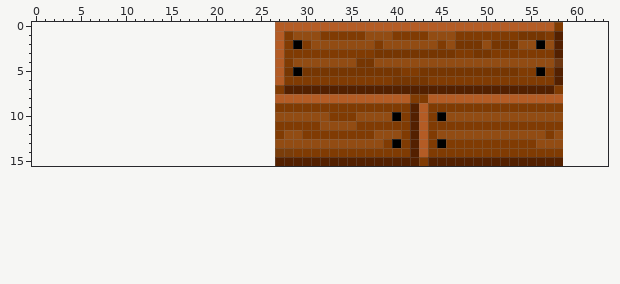
A pixel-art sprite gets an edit: Assets/Textures/planks.png. The picture above is the old version.
The file is 32x16 pixels. Colours within 5 levels of each other are drawn and written as one. The old version is drawn lined up with the new one, on the new canvas.
Now the later version:
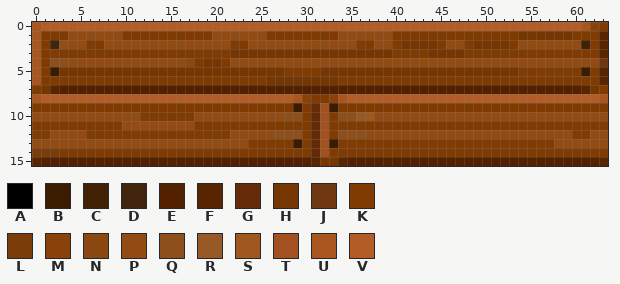
Palette (. is transparent): A #000000  B #3b1c01  C #422207  D #41240d  E #532000  F #592400  G #652b08  H #763602  J #6e3711  K #803b03  L #7a3d0a  M #8b420a  N #8c4810  P #924c13  Q #8d4f1c  R #975926  S #9f581e  T #a35120  U #a9551e  V #b45c25
The exact change:
canvas 32x16 -> 64x16, the old top-left corner now at 27,0
Changed rows in their new state; - is an unchanged pixel.
first column x 0:
 0 UVVVVVVVVVVVVVVVVVVVVVVVVVV-------------------------------VVVUMK
 1 UKKKPPPPPPKKKKKKKKKKPPPPPPKK-KKK--PPP-------KKK----------HHHKKKF
 2 UKDQPPKKPPPPPPPPPPPPPPKKPPPPPPP-----KKP-KHHHH--PK-H--K--P-PPPCKF
 3 UKKKKKKKKKKKKKKKKKKKKKHHHHHHHHHHHHHHHH--KKKK---H-KK-------KKKKKF
 4 UKQQPPPPPPPPPPPPPNKHHKPPPPPPP-------PP--------------------PPPPPJ
 5 UKBHHHHHHHHHHHHHHHHHHHHHHHHHKKKK---------HH-------------K-KKKBKF
 6 UKKKKKKKKKKKKKKKKKKKKKKKKKHHHHHHHH------KKKK--------------KKKKKF
 7 KHFEEEEEEEEEEEEEEEEEEEEEEEEE------------------------------EEEFHK
 8 UVVVVVVVVVVVVVVVVVVVVVVVVVV--UMKKMU-------VV---------------VVVVU
 9 KKKKKKKKKKKKKKKKKKKKKKKKKKK--B-GTB--------KK---------------KKKKK
10 PPPPPPPPPPPPKKKKKKPPPPPPPPP-QQKGT-QQRS--PPPPPP-------------PPPPP
11 KKKKKKKKKKPPPPPPPPKKKKKKKKK----GTKKK------KK---------------KKKKK
12 KKPPPPKKKKKKKKKKKKKKKKPPPPPQQQ-GT-QQQP---PPPP------------P-PKKPP
13 PPPPPPPPPPPPPPPPPPPPPPPPKKKKKBKGTBKKKKK-K-KK-K----------KK-PPPPP
14 LLLKKKKKKKKKKKKKKKKKKKKKKKKKK--GT---------KK---------------KKKKK
15 FEEEEEEEEEEEEEEEEEEEEEEEEEE----FHHF--------E---------------EEEEF
Boxes around the changes in both pictures, in picture pixels (x1, y1, x2, y2):
changed: (32, 22, 608, 166)
